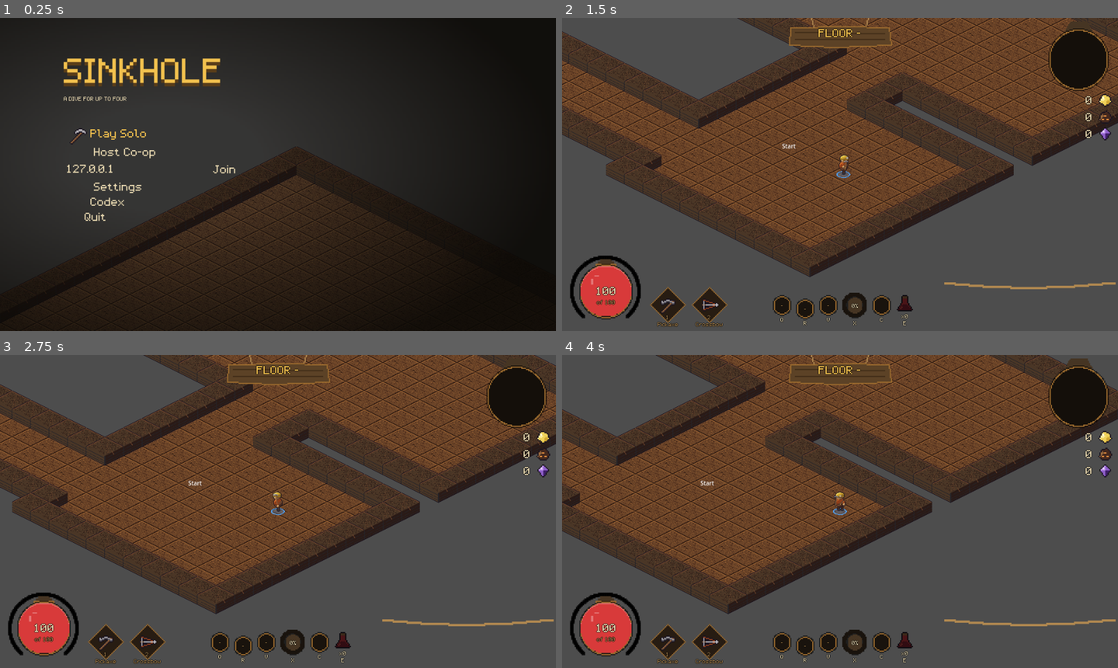
Above: before the commit, frames 1-4 (two rows, left to right).
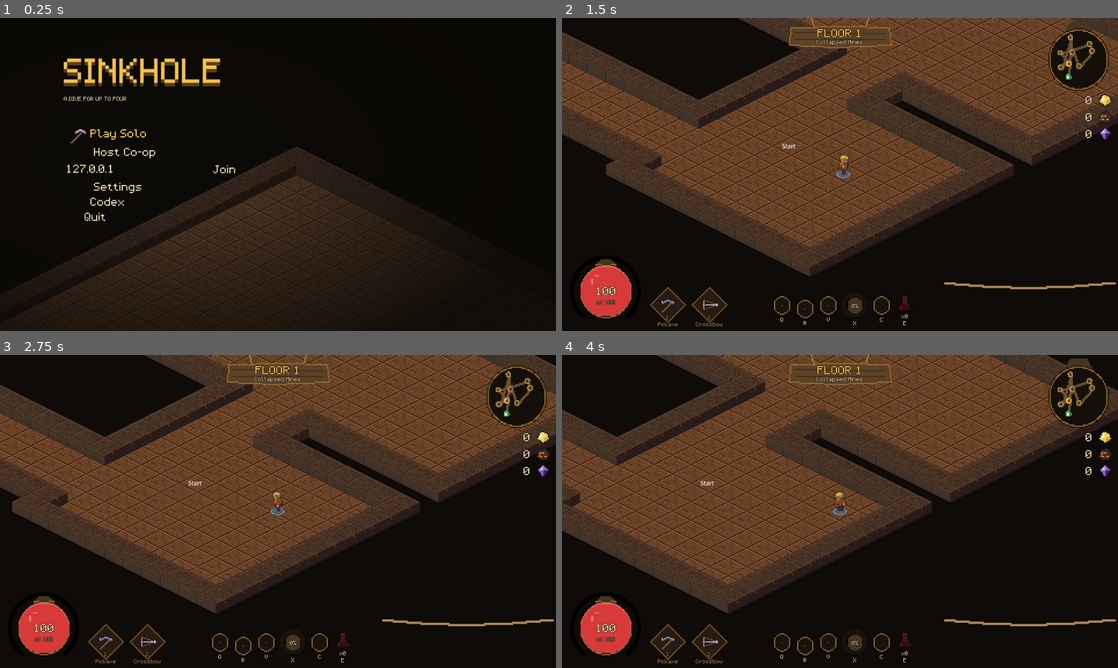
Above: after the commit, the same moments.

Repository: dsdocai-ops/terra-project
Game: Godot game, scene res://scenes/main/main.tscn
Two runs of this game, one before a commit and one after it. Both use one fixed random seed, a clock stepped at 60 frames per second and the inputs below.
Inputs (mouse positions are in pixels of both pictures, inside the frame that each line leads up to):
- Up to frame 1 (0.25 s): no input
- Up to frame 2 (1.5 s): click "Play Solo" at 0.5 s; tap Enter (ui_accept) at 1.25 s; move the mouse to (962, 158) at 1.27 s; hold D (move_right) from 1.28 s (still down); tap Q (ability_1) at 1.35 s; click (962, 158) at 1.42 s
- Up to frame 3 (2.75 s): tap Enter (ui_accept) at 1.52 s; release D (move_right) at 2 s; drag from (166, 527) to (283, 511) at 2.02 s
- Up to frame 4 (4 s): tap Enter (ui_accept) at 2.75 s; move the mouse to (895, 442) at 2.77 s; hold D (move_right) 2.78-3.5 s; tap V (ability_3) at 2.85 s; drag from (812, 574) to (845, 511) at 3.52 s

The runs differ from the first frame. In frame 1, 38% of the frame differs, in the area x 0-75%, y 0-83%; in frame 2, 44%; in frame 3, 44%; in frame 4, 46%, in the area x 0-100%, y 0-100%.

Commit message:
polish: HUD floor label and minimap on generated floors, dark cave void, enemy HP bars, visible lobby checkbox; add tools/capture_ui screenshot tool
Co-Authored-By: Claude Sonnet 5.5 <noreply@anthropic.com>

Diff:
--- a/scenes/enemies/enemy.gd
+++ b/scenes/enemies/enemy.gd
@@ -133,6 +133,17 @@
 	get:
 		return health.current_hp if health != null else 0
 
+## A thin HP bar over a hurt enemy (placeholder; the real one arrives with the
+## HUD pass). Drawn locally from the replicated Health.
+func _draw() -> void:
+	if health == null or data == null or health.max_hp <= 0 or health.current_hp >= health.max_hp or health.is_dead:
+		return
+	var width: float = data.radius * 2.6
+	var top: float = -data.radius * 2.0 - 4.0
+	var fraction: float = clampf(float(health.current_hp) / float(health.max_hp), 0.0, 1.0)
+	draw_rect(Rect2(-width * 0.5 - 1.0, top - 1.0, width + 2.0, 5.0), Color(0.05, 0.03, 0.02, 0.9))
+	draw_rect(Rect2(-width * 0.5, top, width * fraction, 3.0), Color(0.85, 0.25, 0.2, 1.0) if not elite else Color(0.95, 0.7, 0.2, 1.0))
+
 # --- targeting and movement ----------------------------------------------------
 
 
@@ -230,6 +241,7 @@
 
 func _on_damaged(_hit: HitInfo) -> void:
 	_flash_left = FLASH_SECONDS
+	queue_redraw()
 
 
 func _on_died(hit: HitInfo) -> void:
--- a/scenes/main/lobby_menu.gd
+++ b/scenes/main/lobby_menu.gd
@@ -125,7 +125,7 @@
 
 func _build() -> void:
 	var backdrop := ColorRect.new()
-	backdrop.color = Color(0.03, 0.02, 0.015, 0.88)
+	backdrop.color = Color(0.03, 0.02, 0.015, 0.97)
 	backdrop.set_anchors_and_offsets_preset(Control.PRESET_FULL_RECT)
 	backdrop.mouse_filter = Control.MOUSE_FILTER_STOP
 	add_child(backdrop)
@@ -178,6 +178,19 @@
 	button.add_theme_stylebox_override("pressed", normal)
 	button.add_theme_stylebox_override("focus", normal)
 	return button
+
+
+## Gives the checkbox a visible box on the dark panel (the theme's default is
+## near-black on near-black).
+func _style_checkbox(box: CheckBox) -> void:
+	var size: int = 14
+	var off := Image.create(size, size, false, Image.FORMAT_RGBA8)
+	off.fill(PANEL_BORDER)
+	off.fill_rect(Rect2i(2, 2, size - 4, size - 4), Color(0.08, 0.065, 0.045))
+	var on := off.duplicate() as Image
+	on.fill_rect(Rect2i(4, 4, size - 8, size - 8), GOLD)
+	box.add_theme_icon_override("unchecked", ImageTexture.create_from_image(off))
+	box.add_theme_icon_override("checked", ImageTexture.create_from_image(on))
 
 
 func _field(placeholder: String) -> LineEdit:
@@ -254,6 +267,7 @@
 	_no_password_box.text = "No password"
 	_no_password_box.add_theme_color_override("font_color", PARCHMENT)
 	_no_password_box.add_theme_font_size_override("font_size", 12)
+	_style_checkbox(_no_password_box)
 	_no_password_box.toggled.connect(_on_no_password_toggled)
 	column.add_child(_no_password_box)
 	column.add_child(_label("Password", MUTED))
--- a/scenes/main/main.gd
+++ b/scenes/main/main.gd
@@ -5,6 +5,7 @@
 ## Owned by foundation. Sync: none; NetworkManager owns connection state.
 
 const WORLD_SCENE: PackedScene = preload("res://scenes/main/world.tscn")
+const VOID_COLOR: Color = Color(0.055, 0.043, 0.035, 1.0)
 ## How often the floor-sync smoke driver looks for the client before starting
 ## the run, and how long it waits for one before starting it alone.
 const SMOKE_FLOOR_POLL_SECONDS: float = 0.25
@@ -52,6 +53,8 @@
 
 
 func _ready() -> void:
+	# Dark cave void around the floor instead of the engine's default grey.
+	RenderingServer.set_default_clear_color(VOID_COLOR)
 	world = WORLD_SCENE.instantiate() as World
 	add_child(world)
 	move_child(world, 0)
--- a/scenes/ui/hud.gd
+++ b/scenes/ui/hud.gd
@@ -99,6 +99,7 @@
 	Events.currency_gained.connect(_on_currency_gained)
 	Events.rope_vote_updated.connect(_on_rope_vote_updated)
 	GameState.floor_changed.connect(_on_floor_changed)
+	GameState.run_started.connect(_on_run_started)
 	GameState.run_ended.connect(_on_run_ended)
 	# A slow poll catches HP ticks, status changes and the host's own relic
 	# offer (a solo host has no broadcast to hear) between event batches; cheap
@@ -225,6 +226,12 @@
 	_on_players_changed()
 
 
+## The host's first floor: no floor_changed fires for it, so read it off the run.
+func _on_run_started(_run_seed: int) -> void:
+	if GameState.run != null:
+		_on_floor_changed(GameState.run.floor_index, GameState.biome_for_index(GameState.run.biome_index))
+
+
 func _on_floor_changed(floor_index: int, biome: Resource) -> void:
 	hud_model.biome_label = _biome_text(biome)
 	hud_model.set_floor_label("FLOOR %d" % floor_index)
@@ -353,6 +360,8 @@
 		for entry: Variant in raw as Array:
 			if entry is Rect2i:
 				rects.append(entry)
+			elif entry is RoomSpec:
+				rects.append((entry as RoomSpec).rect)
 		lamp_map.rooms = rects
 
 
--- /dev/null
+++ b/tools/capture_ui.gd
@@ -0,0 +1,75 @@
+extends Node
+## Dev tool: runs the real main scene in a window and saves screenshots of the
+## menu, the lobby, the first floor and a combat room to .goals/shots/.
+## Run: godot --path . res://tools/capture_ui.tscn   (not headless: it needs a renderer)
+
+const OUT_DIR: String = "res://.goals/shots"
+const MAIN_SCENE: String = "res://scenes/main/main.tscn"
+
+var _main: Node = null
+
+
+func _ready() -> void:
+	DirAccess.make_dir_recursive_absolute(ProjectSettings.globalize_path(OUT_DIR))
+	_main = (load(MAIN_SCENE) as PackedScene).instantiate()
+	get_tree().root.add_child.call_deferred(_main)
+	_start.call_deferred()
+
+
+func _run() -> void:
+	await _frames(30)
+	_shot("1_menu")
+	var lobby: Node = _main.get("lobby")
+	lobby.call("open")
+	lobby.discovery.servers["a:7777"] = _server("Wren's mine crew", 2, true)
+	lobby.discovery.servers["b:7777"] = _server("Friday dive", 1, false)
+	lobby.discovery.servers["c:7777"] = _server("Deep shift", 4, true)
+	lobby.call("_refresh_rows")
+	await _frames(10)
+	_shot("2_lobby")
+	lobby.call("ask_password", "192.168.1.20", 7777, "Wrong password. Try again.")
+	await _frames(5)
+	_shot("3_prompt")
+	lobby.call("close")
+	_main.call("_on_solo")
+	await _frames(40)
+	_shot("4_floor_start")
+	var world: World = _main.get("world")
+	var player: Player = NetworkManager.players.get(NetworkManager.local_peer_id)
+	for room: Room in world.floor_node.rooms:
+		if room.type == FloorGenerator.RoomType.COMBAT:
+			player.position = room.position
+			player.synced_position = room.position
+			break
+	await _frames(90)
+	_shot("5_combat_room")
+	player.get_node("AttackController").call("apply", 0, Vector2.RIGHT, 0.0)
+	await _frames(6)
+	_shot("6_swing")
+	get_tree().quit()
+
+
+func _server(server_name: String, players: int, locked: bool) -> LobbyServerInfo:
+	var info := LobbyServerInfo.new()
+	info.server_name = server_name
+	info.players = players
+	info.locked = locked
+	info.address = "192.168.1.%d" % (20 + players)
+	return info
+
+
+func _frames(count: int) -> void:
+	for _i: int in count:
+		await get_tree().process_frame
+
+
+func _shot(shot_name: String) -> void:
+	var image: Image = get_viewport().get_texture().get_image()
+	var path: String = ProjectSettings.globalize_path("%s/%s.png" % [OUT_DIR, shot_name])
+	image.save_png(path)
+	print("[capture] ", path)
+
+
+func _start() -> void:
+	await get_tree().process_frame
+	_run()
--- /dev/null
+++ b/tools/capture_ui.tscn
@@ -0,0 +1,6 @@
+[gd_scene format=3]
+
+[ext_resource type="Script" path="res://tools/capture_ui.gd" id="1_capture"]
+
+[node name="CaptureUi" type="Node"]
+script = ExtResource("1_capture")
Binary file added: .goals/shots/1_menu.png
Binary file added: .goals/shots/2_lobby.png
Binary file added: .goals/shots/3_prompt.png
Binary file added: .goals/shots/4_floor_start.png
Binary file added: .goals/shots/5_combat_room.png
Binary file added: .goals/shots/6_swing.png
Not shown, added: tools/capture_ui.gd.uid
Not shown, added: .goals/shots/run.log
Not shown, added: .goals/shots/suite.log
